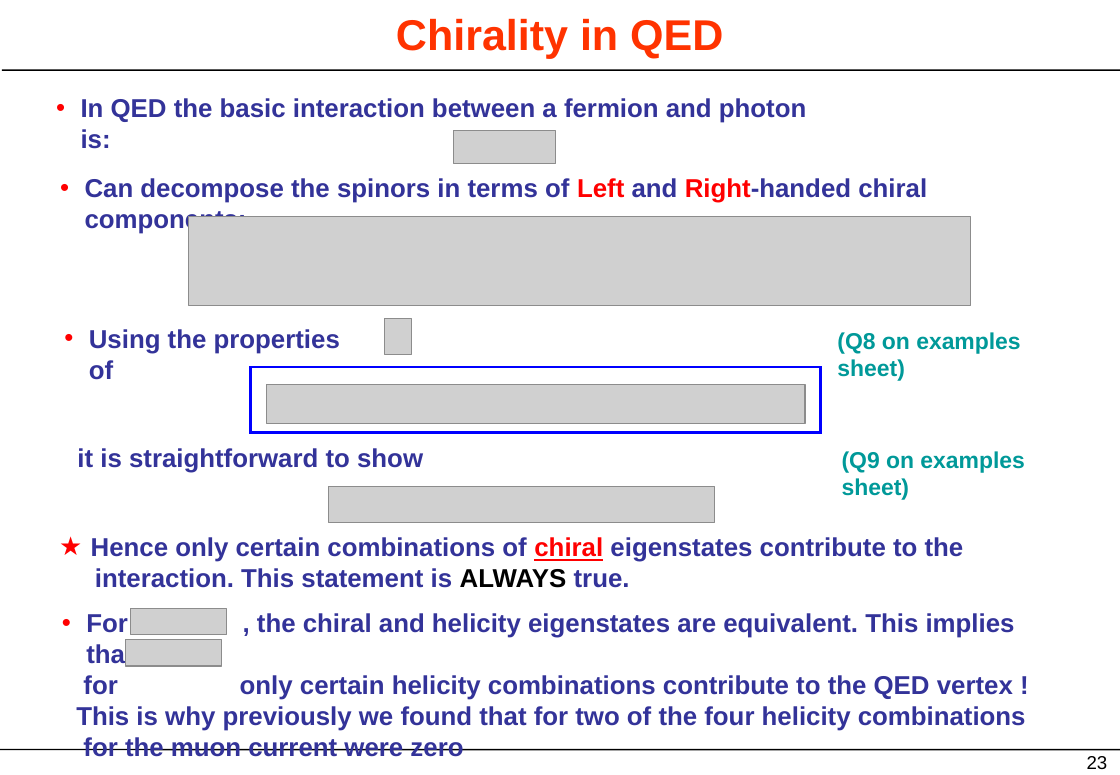
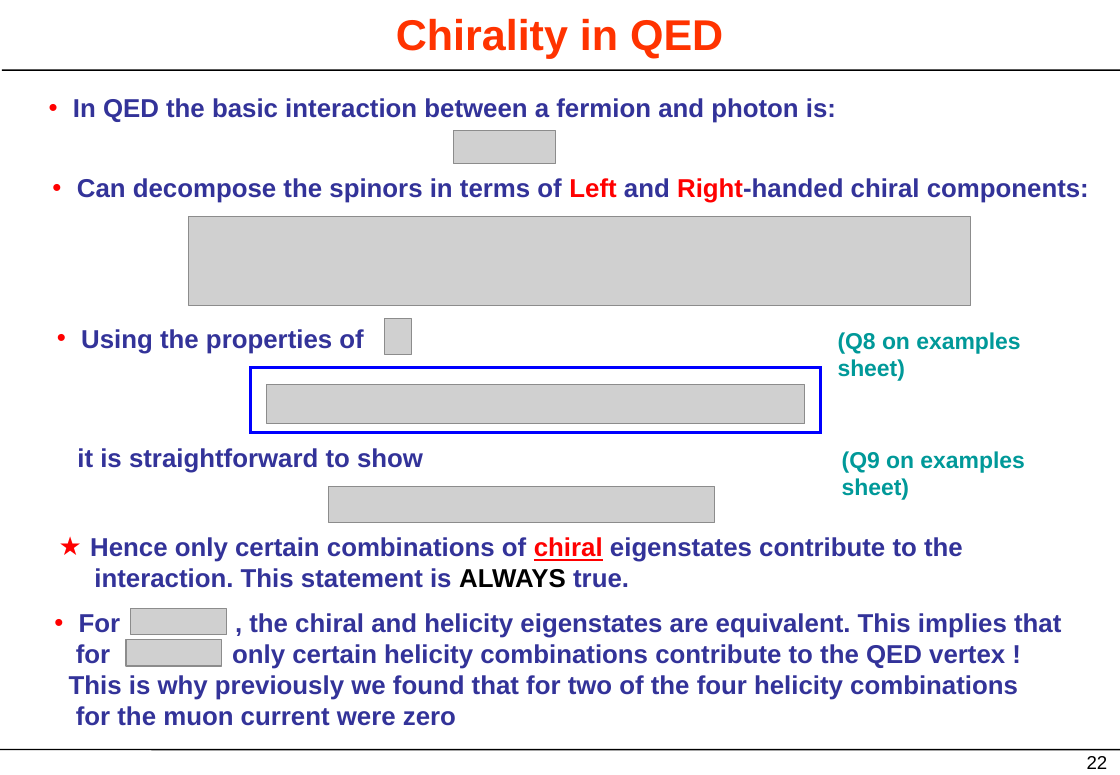
Before and after one commit to parbol/PlazaDefinitivo, a slide deck: slide 22 of DesarrolloDeTemas/Tema5/Transparencias/Tema5.pptx (slide 23 before the commit). Drawn at 1120x775 pixels with LibreOffice and Linux fonts; fonts in the diff are those of the drawing; grey boxes stand for pictures. Boxes give left, top, right and bottom in pixels: in the first picture for what was removed or moved away, otherwise in the second. Text is boxed around its words. In the diff, an @@ line names an element or a change of style, - is before the commit and + after.

```diff
--- a/DesarrolloDeTemas/Tema5/Transparencias/Tema5.pptx
+++ b/DesarrolloDeTemas/Tema5/Transparencias/Tema5.pptx
@@ free "In QED the basic interaction ..." resized from (x1=45, y1=87, x2=839, y2=128) to (x1=38, y1=87, x2=847, y2=128) @@
@@ free "Can decompose the spinors in ..." resized from (x1=50, y1=166, x2=1092, y2=208) to (x1=42, y1=166, x2=1099, y2=208) @@
@@ indent changed in 3 elements at (x1=42, y1=166, x2=1099, y2=208), (x1=38, y1=87, x2=847, y2=128), (x1=46, y1=317, x2=381, y2=359) @@
@@ free "Using the properties of" resized from (x1=55, y1=317, x2=374, y2=359) to (x1=46, y1=317, x2=381, y2=359) @@
@@ free "For , the chiral and ..." resized from (x1=52, y1=601, x2=1074, y2=736) to (x1=44, y1=601, x2=1081, y2=736) @@
@@ text in free at (x1=79, y1=613, x2=1061, y2=638): indent changed @@
@@ page number at (x1=1087, y1=756, x2=1108, y2=769): text changed @@
-23
+22
```
Also in this commit, not shown: 23 other slides changed, 1 slide removed, 18 other files.
